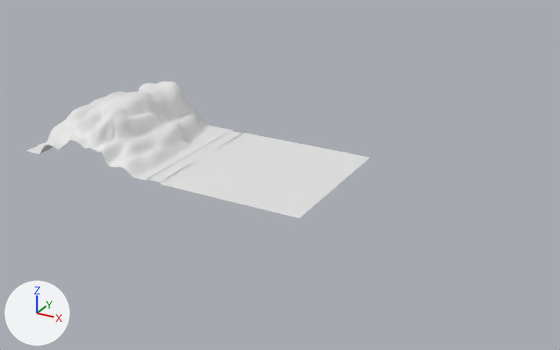
An edit to the Blender file escena/escena.blend, drawn before and after from the same camera.
Before and after are seen from a camera (50 mm lens) standing at (274.0, -389.0, 193.0) and looking at (61.0, -1.0, -1.0). Every picture has the same lights, and +X, +Y and +Z are marked at lower left. Materials are left out; every surface is plain grey.

In view in the first picture: 'Calzada', 'Plane', 'SuperficieCasa'.
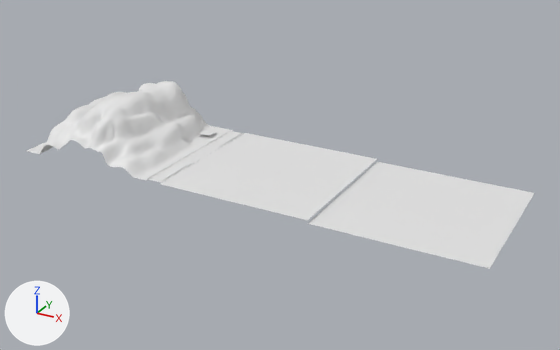
Edits to the bpy script that builds the scene:
```text
Add me_plane_013:
    me_plane_013.from_pydata(...)  # 4 vertices, 1 face; spans x -50.0..50.0, y -50.0..50.0, z 0.0
Change ob_superficiecasa:
    ob_superficiecasa.scale: (1.0, 1.0, 1.0) -> (1.05, 1.0, 1.0)
Add ob_lago:
    ob_lago = bpy.data.objects.new('Lago', me_plane_013)
    ob_lago.location = (155.0, 0.0, -2.0)
    _m = ob_lago.modifiers.new('Subdivision', 'SUBSURF')
    _m.subdivision_type = 'SIMPLE'
    _m.levels = 2
```

Pixel boxes (x1, y1, x2, y2) of what changed, in the pictures (560 x 350 px):
'Lago', added: after (307, 162, 534, 269)
'SuperficieCasa', rescaled: before (160, 133, 370, 218); after (160, 133, 377, 220)
